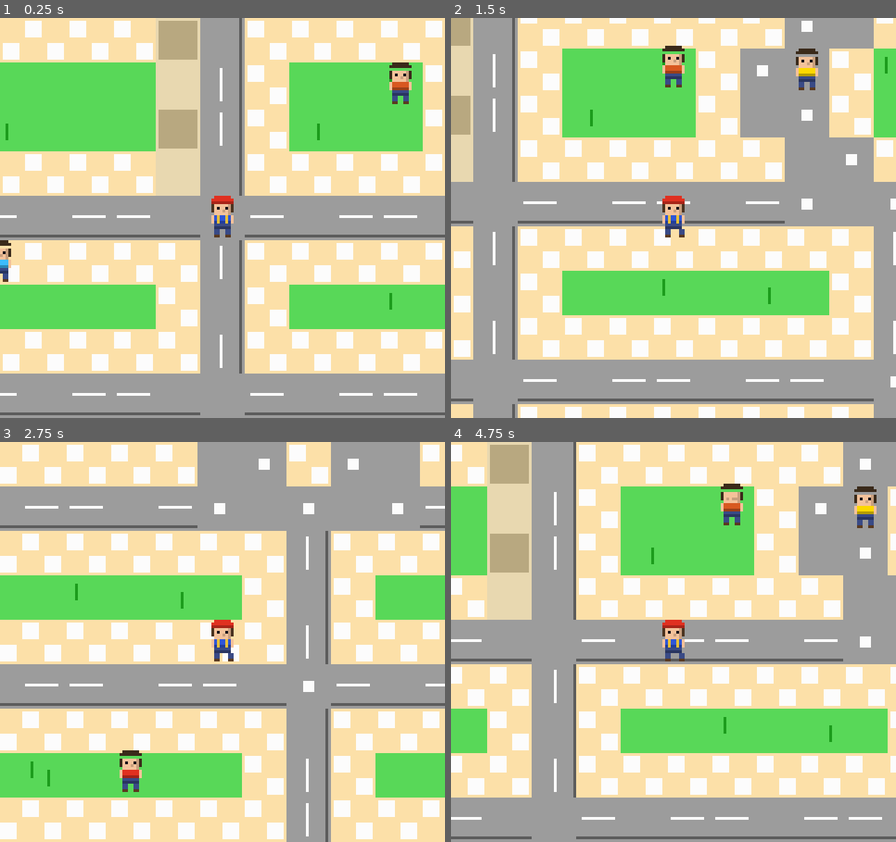
Above: before the commit, frames 1-4 (two rows, left to right).
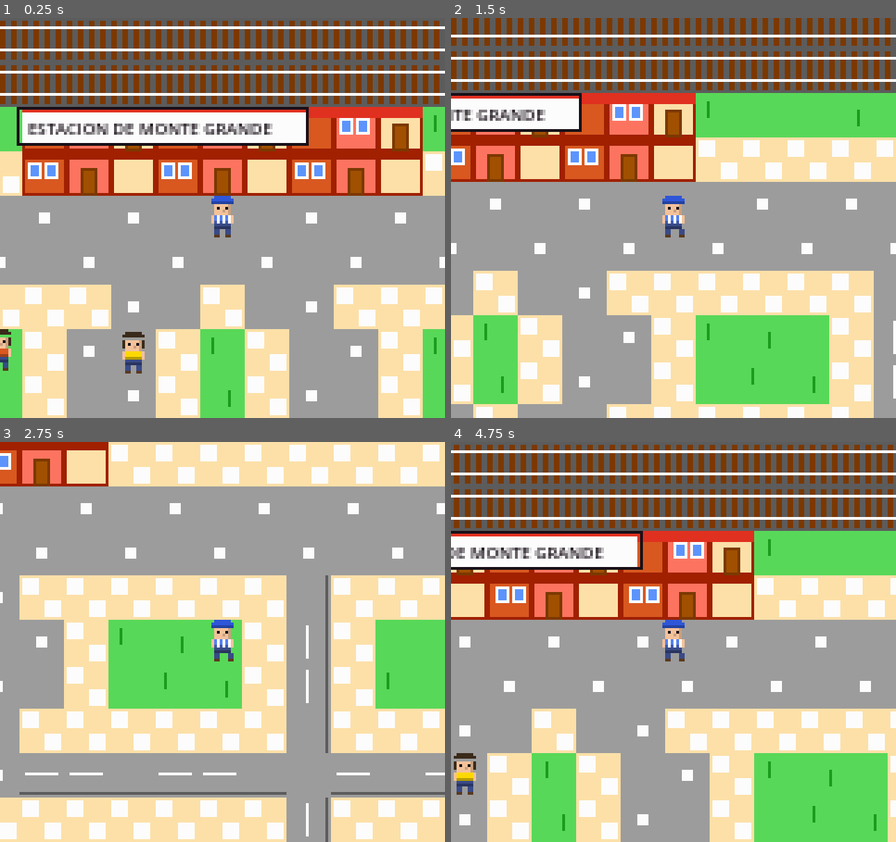
Above: after the commit, the same moments.

Repository: katastudio/TinyMont
Game: Godot game, scene res://scenes/main.tscn
Same seed, same stepped clock (60 frames per second), same inputs: the game is played once before the commit and once after it.
Inputs:
- Up to frame 1 (0.25 s): no input
- Up to frame 2 (1.5 s): tap Enter at 0.5, 1.35 s; hold Right (move_right) 0.53-1.28 s; tap Z (interact) at 0.6 s; tap Space at 0.77 s; hold Down (move_down) from 1.28 s (still down)
- Up to frame 3 (2.75 s): tap Space at 1.52 s; release Down (move_down) at 2.03 s; hold Right (move_right) from 2.03 s (still down); tap Z (interact) at 2.1 s
- Up to frame 4 (4.75 s): release Right (move_right) at 2.78 s; hold Up (move_up) 2.78-3.53 s; tap Enter at 2.85, 4.35 s; tap Space at 3.02, 3.77, 4.52 s; hold Left (move_left) from 3.53 s (still down); tap Z (interact) at 3.6 s

The runs differ from the first frame. In frame 1, 77% of the frame differs, in the area x 0-100%, y 0-100%; in frame 2, 73%; in frame 3, 51%; in frame 4, 78%.

Commit message:
[v0.2.0-alpha] Estacion como inicio + camiseta (marca) + branding con el personaje
- monte_grande.gd: el jugador arranca saliendo de la estacion (busca el
  edificio "station" y baja al primer tile caminable). La estacion se
  etiqueta "ESTACION DE MONTE GRANDE" (via PALETTE, data-driven).
- player.gd: agregados rasgos "marca"/"marca_color" al protagonista, para
  camiseta a rayas (albiceleste) editable desde el Inspector.
- player.tscn: camiseta del protagonista (edicion del Inspector).
- icon.svg + boot_splash.png: regenerados desde el descriptor real del
  personaje con CharacterArt (favicon web + pantalla de carga). Siempre
  coinciden con el personaje del juego.
- project.godot: normalizacion de Godot (stretch/aspect=keep es el default).

Diff:
--- a/icon.svg
+++ b/icon.svg
@@ -2,19 +2,28 @@
   <defs><clipPath id="r"><rect width="16" height="16" rx="2.4"/></clipPath></defs>
   <g clip-path="url(#r)">
     <rect width="16" height="16" fill="#5c94fc"/>
-    <rect y="14" width="16" height="2" fill="#58d858"/>
-    <rect y="14" width="16" height="0.4" fill="#1c9c1c"/>
-    <rect x="6" y="2" width="4" height="1" fill="#e03020"/>
-    <rect x="5" y="3" width="6" height="1" fill="#e03020"/>
-    <rect x="4" y="4" width="8" height="1" fill="#a02000"/>
-    <rect x="5" y="5" width="6" height="3" fill="#fcc0a0"/>
-    <rect x="6" y="6" width="1" height="1" fill="#181018"/>
-    <rect x="9" y="6" width="1" height="1" fill="#181018"/>
-    <rect x="4" y="8" width="1" height="2" fill="#fcc0a0"/>
-    <rect x="11" y="8" width="1" height="2" fill="#fcc0a0"/>
-    <rect x="5" y="8" width="6" height="3" fill="#2038ec"/>
-    <rect x="5" y="11" width="6" height="1" fill="#1020a0"/>
-    <rect x="5" y="12" width="2" height="2" fill="#1020a0"/>
-    <rect x="9" y="12" width="2" height="2" fill="#1020a0"/>
+    <rect y="15" width="16" height="1" fill="#58d858"/>
+    <rect x="5" y="1" width="6" height="1" fill="#2f56d8"/>
+    <rect x="4" y="2" width="8" height="1" fill="#2f56d8"/>
+    <rect x="4" y="3" width="8" height="1" fill="#2341a2"/>
+    <rect x="5" y="4" width="6" height="4" fill="#f4c29a"/>
+    <rect x="10" y="4" width="1" height="4" fill="#c89f7e"/>
+    <rect x="6" y="5" width="1" height="1" fill="#141018"/>
+    <rect x="9" y="5" width="1" height="1" fill="#141018"/>
+    <rect x="8" y="6" width="1" height="1" fill="#c89f7e"/>
+    <rect x="7" y="8" width="2" height="1" fill="#c89f7e"/>
+    <rect x="4" y="8" width="1" height="3" fill="#f4c29a"/>
+    <rect x="11" y="8" width="1" height="3" fill="#f4c29a"/>
+    <rect x="5" y="8" width="6" height="3" fill="#547ff3"/>
+    <rect x="5" y="10" width="6" height="1" fill="#3d5baf"/>
+    <rect x="6" y="8" width="1" height="3" fill="#fcfcfc"/>
+    <rect x="8" y="8" width="1" height="3" fill="#fcfcfc"/>
+    <rect x="10" y="8" width="1" height="3" fill="#fcfcfc"/>
+    <rect x="5" y="11" width="6" height="2" fill="#394a86"/>
+    <rect x="5" y="12" width="6" height="1" fill="#293560"/>
+    <rect x="5" y="13" width="2" height="2" fill="#394a86"/>
+    <rect x="9" y="13" width="2" height="2" fill="#394a86"/>
+    <rect x="5" y="15" width="2" height="1" fill="#5a3a20"/>
+    <rect x="9" y="15" width="2" height="1" fill="#5a3a20"/>
   </g>
 </svg>
--- a/project.godot
+++ b/project.godot
@@ -13,11 +13,11 @@
 config/name="TinyMont"
 run/main_scene="res://scenes/main.tscn"
 config/features=PackedStringArray("4.4", "GL Compatibility")
-config/icon="res://icon.svg"
 boot_splash/bg_color=Color(0.360784, 0.580392, 0.988235, 1)
-boot_splash/image="res://boot_splash.png"
 boot_splash/fullsize=false
 boot_splash/use_filter=false
+boot_splash/image="res://boot_splash.png"
+config/icon="res://icon.svg"
 
 [autoload]
 
@@ -30,7 +30,6 @@
 window/size/window_width_override=640
 window/size/window_height_override=576
 window/stretch/mode="viewport"
-window/stretch/aspect="keep"
 
 [input]
 
--- a/scenes/player/player.tscn
+++ b/scenes/player/player.tscn
@@ -9,6 +9,11 @@
 collision_layer = 0
 collision_mask = 0
 script = ExtResource("1_player")
+pelo = "bald"
+gorra_color = Color(0.184314, 0.337255, 0.847059, 1)
+camiseta = Color(0.330799, 0.49719, 0.952986, 1)
+accesorio = "none"
+marca = "stripes"
 
 [node name="CollisionShape2D" type="CollisionShape2D" parent="."]
 shape = SubResource("RectangleShape2D_player")
--- a/scenes/world/cartel.tscn
+++ b/scenes/world/cartel.tscn
@@ -1,7 +1,6 @@
-[gd_scene load_steps=2 format=3]
+[gd_scene load_steps=2 format=3 uid="uid://byjkst3tfrc72"]
 
-[ext_resource type="Script" path="res://scripts/world/cartel.gd" id="1"]
+[ext_resource type="Script" uid="uid://b7tmnb7d0iqth" path="res://scripts/world/cartel.gd" id="1"]
 
 [node name="Cartel" type="Node2D"]
 script = ExtResource("1")
-texto = "CARTEL"
--- a/scripts/player/player.gd
+++ b/scripts/player/player.gd
@@ -17,6 +17,8 @@
 @export var camiseta: Color = Color("2f56d8")
 @export var pantalon: Color = Color("394a86")
 @export_enum("none", "backpack") var accesorio: String = "backpack"
+@export_enum("none", "stripes", "badge") var marca: String = "none"
+@export var marca_color: Color = Color("fcfcfc")
 
 @export_group("Animación")
 @export var respira: bool = true
@@ -44,6 +46,7 @@
 		hat = gorra, hat_col = gorra_color,
 		facial = vello_facial, glasses = lentes,
 		shirt = camiseta, pants = pantalon, accessory = accesorio,
+		mark = marca, mark_col = marca_color,
 	}
 
 
--- a/scripts/world/monte_grande.gd
+++ b/scripts/world/monte_grande.gd
@@ -33,7 +33,7 @@
 	{name = "fuente",    tile = Tile.WATER,    btype = "",           bname = "",          color = Color("3cbcfc")},
 	{name = "monumento", tile = Tile.MONUMENT, btype = "",           bname = "",          color = Color("8888a0")},
 	{name = "banco",     tile = Tile.BENCH,    btype = "",           bname = "",          color = Color("a05000")},
-	{name = "estacion",  tile = Tile.BUILDING, btype = "station",    bname = "ESTACION",  color = Color("e03020")},
+	{name = "estacion",  tile = Tile.BUILDING, btype = "station",    bname = "ESTACION DE MONTE GRANDE",  color = Color("e03020")},
 	{name = "teatro",    tile = Tile.BUILDING, btype = "teatro",     bname = "TEATRO",    color = Color("fcd800")},
 	{name = "veneciana", tile = Tile.BUILDING, btype = "restaurant", bname = "VENECIANA", color = Color("d85820")},
 	{name = "mostaza",   tile = Tile.BUILDING, btype = "fastfood",   bname = "MOSTAZA",   color = Color("fc7460")},
@@ -356,7 +356,7 @@
 
 func _spawn_player():
 	var player = preload("res://scenes/player/player.tscn").instantiate()
-	player.position = Vector2(13 * T + T / 2, 10 * T + T / 2)
+	player.position = _station_exit_pos()
 	add_child(player)
 	var cam: Camera2D = player.get_node("Camera2D")
 	cam.limit_left = 0
@@ -365,6 +365,21 @@
 	cam.limit_bottom = MAP_H * T
 
 
+# El jugador arranca "saliendo de la estación": busca el edificio de la estación
+# y baja hasta el primer tile caminable debajo de su centro.
+func _station_exit_pos() -> Vector2:
+	for anchor in building_info:
+		var b = building_info[anchor]
+		if b.type == "station":
+			var cx: int = anchor.x + int(b.w / 2.0)
+			for y in range(anchor.y + b.h, MAP_H):
+				var wp := Vector2(cx * T + T / 2.0, y * T + T / 2.0)
+				if is_walkable(wp):
+					return wp
+	# Fallback: centro del mapa arriba
+	return Vector2(int(MAP_W / 2.0) * T + T / 2.0, 8 * T + T / 2.0)
+
+
 func _add_dialog_box():
 	add_child(preload("res://scenes/ui/dialog_box.tscn").instantiate())
 
Binary file changed: boot_splash.png
Not shown: 1 places in scenes/main.tscn that only renumber resources
